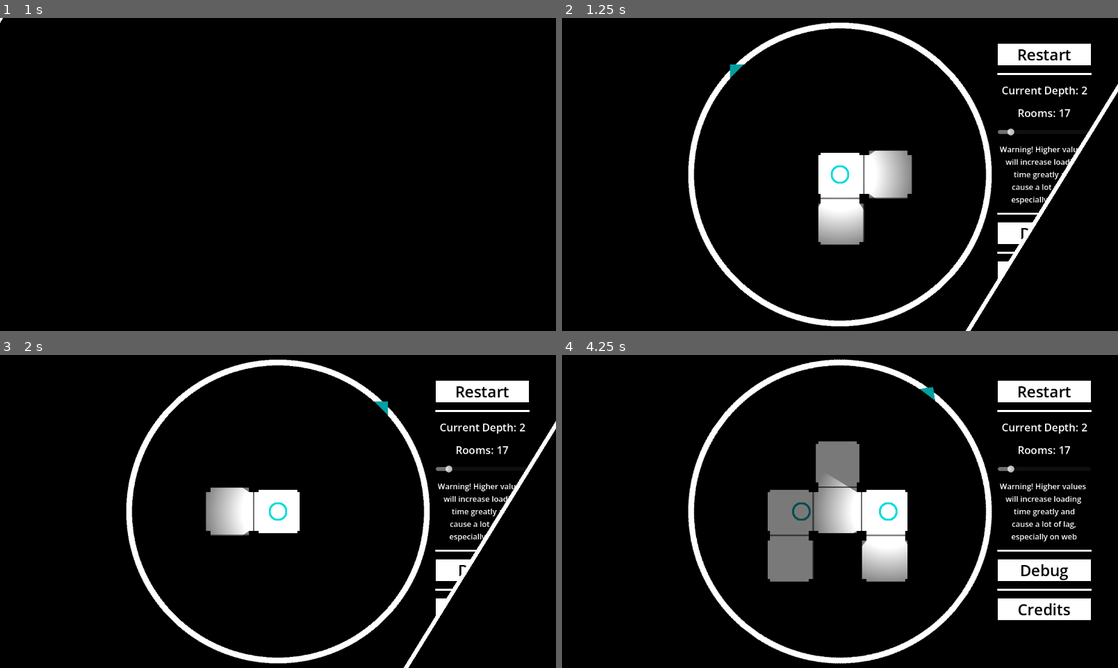
Above: before the commit, frames 1-4 (two rows, left to right).
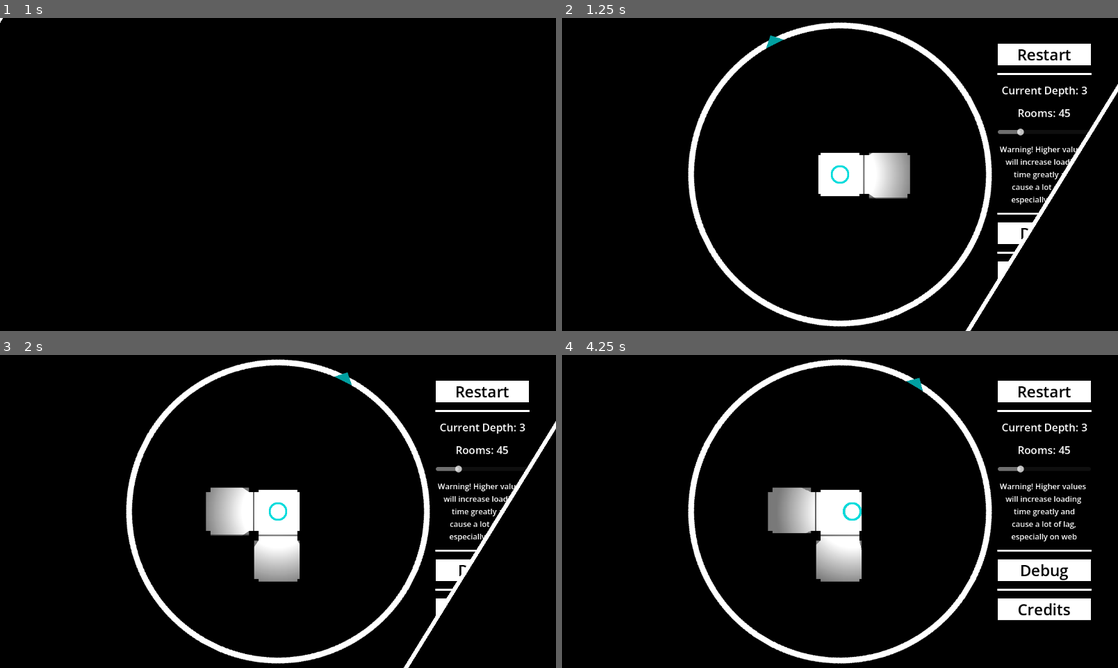
Above: after the commit, the same moments.

Repository: entityJY/hyperedi
Game: Godot game, scene res://ui/start_game.tscn
The game is run twice, just before and just after one commit, with the same random seed, the same clock (stepped at 60 frames per second) and the same inputs. Sound files missing from this copy of the repository are replaced by a short silence.
Inputs:
- Up to frame 1 (1 s): click "Start Game" at 0.5 s
- Up to frame 2 (1.25 s): no input
- Up to frame 3 (2 s): click "Restart" at 1.25 s
- Up to frame 4 (4.25 s): click "Restart" at 2 s; click "Restart" at 2.75 s; hold D (right) from 3.53 s (still down); tap Space (place) at 3.6 s

Frame 1 is identical in both runs. In frame 2, 2.1% of the frame differs, in the area x 22-95%, y 1-99%; in frame 3, 1.9%; in frame 4, 8.4%.

Commit message:
feat: change default dungeon depth

Diff:
--- a/scene_transition/scene_transition.gd
+++ b/scene_transition/scene_transition.gd
@@ -9,7 +9,7 @@
 signal animation_finished()
 
 
-var dungeon_depth: int = 2
+var dungeon_depth: int = 3
 var debug: bool = false
 
 
